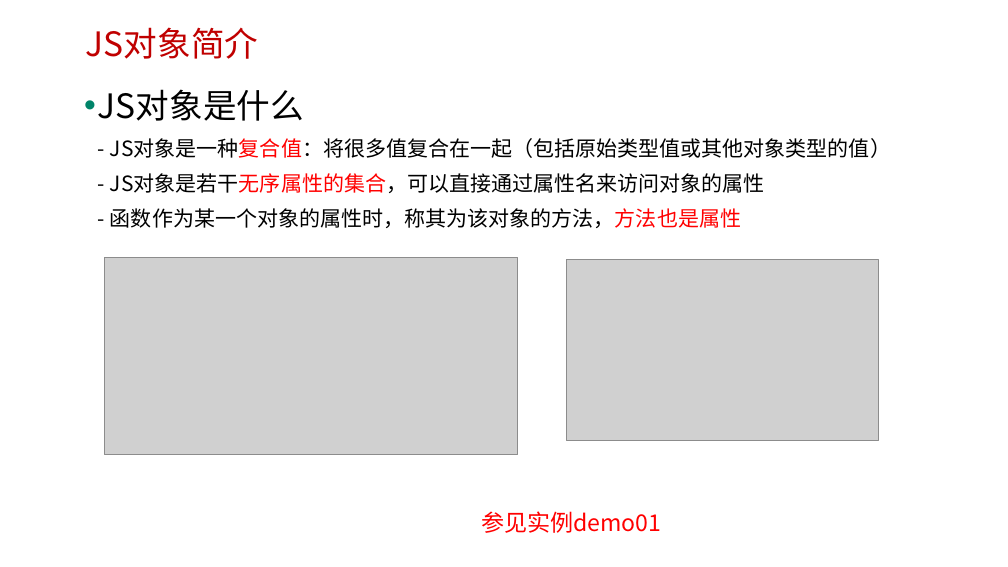
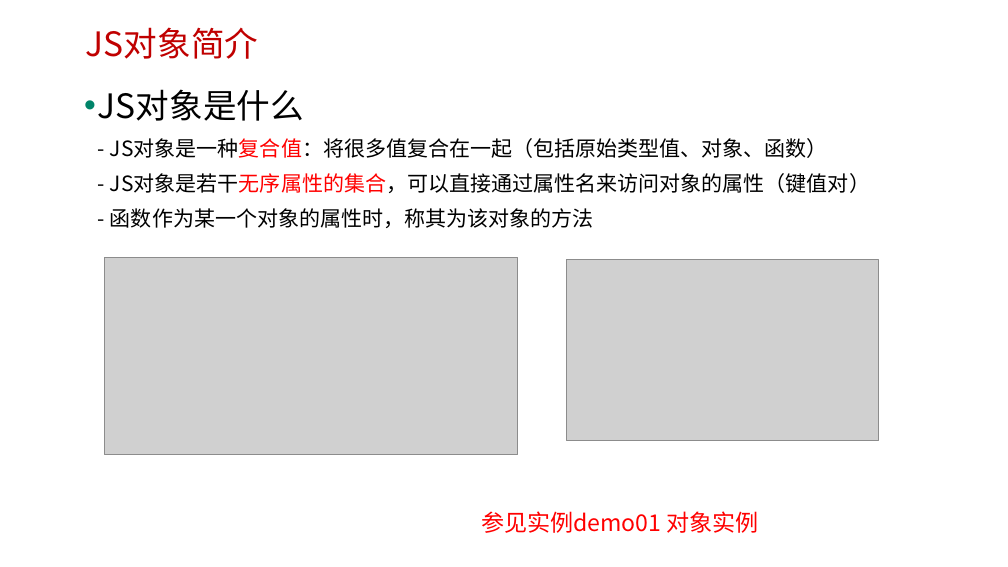
Before and after one commit to edu2act/course-javascript-advanced, a slide deck: slide 4 of 课程PPT/06.JavaScript对象.pptx. Drawn at 1008x567 pixels with LibreOffice and Linux fonts; fonts in the diff are those of the drawing; grey boxes stand for pictures; background and template pictures are left out. Boxes give left, top, right and bottom in pixels: in the first picture for what was removed or moved away, otherwise in the second. Text is boxed around its words. In the diff, an @@ line names an element or a change of style, - is before the commit and + after.

```diff
--- a/课程PPT/06.JavaScript对象.pptx
+++ b/课程PPT/06.JavaScript对象.pptx
@@ text at (98, 89, 870, 228): text changed @@
-• JS对象是什么
-  - JS对象是一种复合值：将很多值复合在一起（包括原始类型值或其他对象类型的值）
-  - JS对象是若干无序属性的集合，可以直接通过属性名来访问对象的属性
-  - 函数作为某一个对象的属性时，称其为该对象的方法，方法也是属性
+• JS对象是什么
+  - JS对象是一种复合值：将很多值复合在一起（包括原始类型值、对象、函数）
+  - JS对象是若干无序属性的集合，可以直接通过属性名来访问对象的属性（键值对）
+  - 函数作为某一个对象的属性时，称其为该对象的方法
@@ text at (481, 511, 759, 533): text changed @@
-参见实例demo01
+参见实例demo01 对象实例
```
Also in this commit, not shown: 15 other slides changed, 3 slides added, 11 other files.
